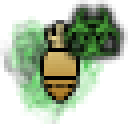
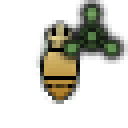
Two versions of the same layered image (128 x 128). Layer-by-layer changes:
added layer "specialization_cw" above "Lorem Ipsum" over [64, 4, 120, 56]
hid "specialization_biowarfare" over [64, 8, 120, 56]
painted on "raid_type_icon_anthrax_strike", masked it over [0, 8, 116, 124]
